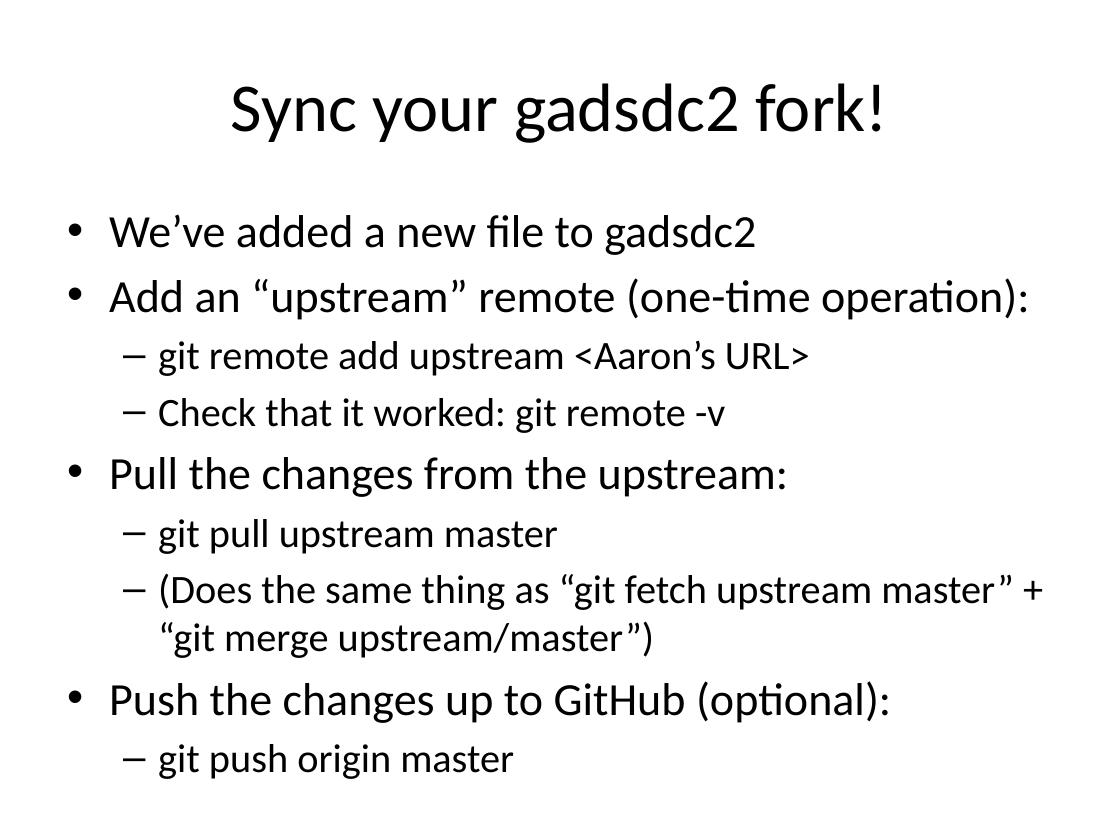
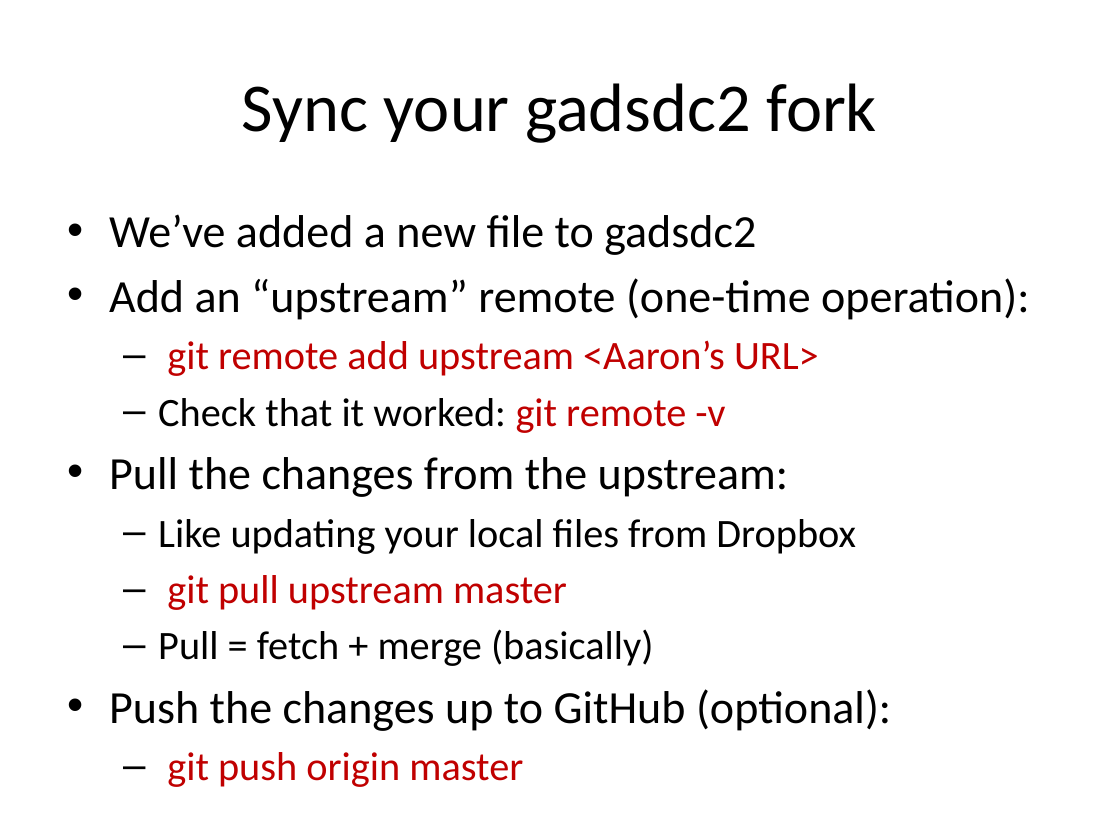
Before and after one commit to ajschumacher/gadsdc, a slide deck: slide 22 of 01-workflow/slides_git.pptx. Drawn at 1120x840 pixels with LibreOffice and Linux fonts; fonts in the diff are those of the drawing. Boxes give left, top, right and bottom in pixels: in the first picture for what was removed or moved away, otherwise in the second. Text is boxed around its words. In the diff, an @@ line names an element or a change of style, - is before the commit and + after.

```diff
--- a/01-workflow/slides_git.pptx
+++ b/01-workflow/slides_git.pptx
@@ title at bbox=[242, 83, 877, 143]: text changed @@
-Sync your gadsdc2 fork!
+Sync your gadsdc2 fork
@@ text at bbox=[158, 340, 819, 787]: text colour #000000 to #C00000 in "git remote add upstream <Aaron’s URL>", "git remote -v", "git pull upstream master", "git push origin master" @@
@@ text at bbox=[158, 519, 856, 554]: paragraph added @@
+  – Like updating your local files from Dropbox
@@ text at bbox=[158, 629, 654, 666]: text changed @@
-  – (Does the same thing as “git fetch upstream master” + “git merge upstream/master”)
+  – Pull = fetch + merge (basically)
```
Also in this commit, not shown: 21 other slides changed, 1 slide added, 2 slides removed, 1 other file.
